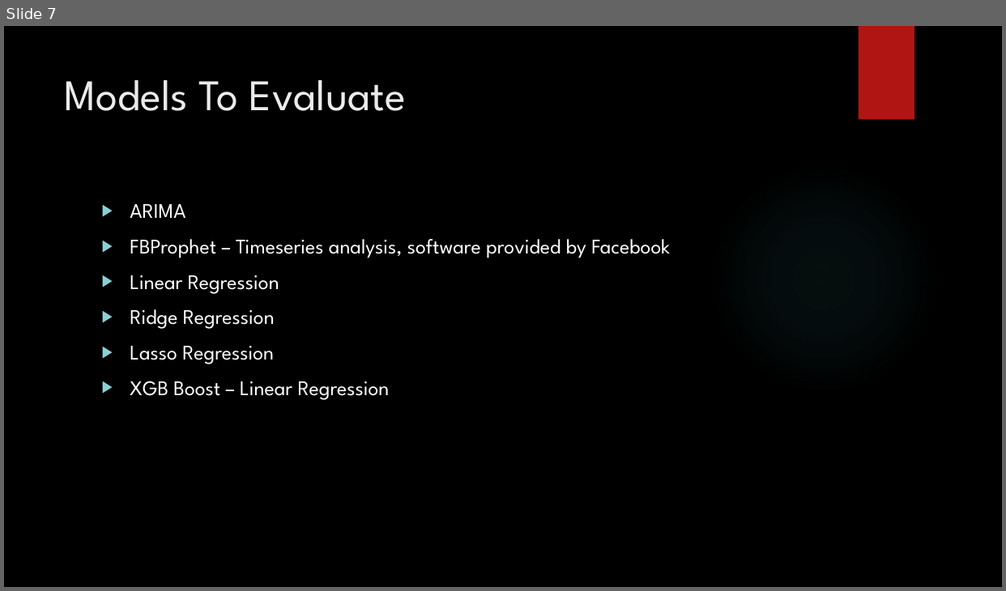
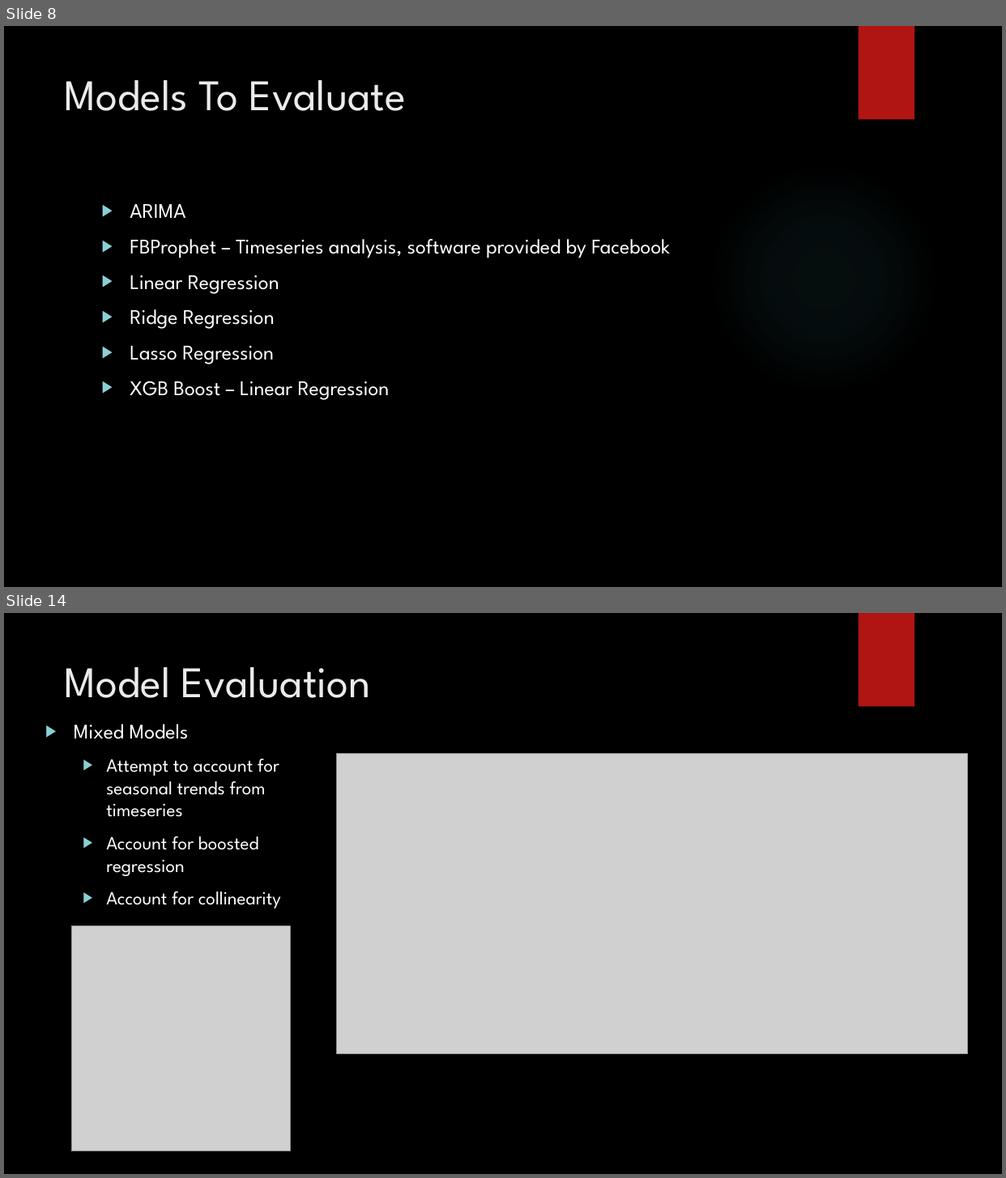
Before and after one commit to DSNeville/Practicum, a slide deck: Predicting Ethereum.pptx. Shown one above the other, each under a label of ours: slide 7 before the commit, slides 8 and 14 after it; the slides between them are not shown. The pictures are 1006x591 and 1006x1178 pixels, drawn with LibreOffice and Linux fonts; fonts in the diff are those of the drawing; grey boxes stand for pictures; background and template pictures are left out. Boxes give left, top, right and bottom in pixels: in the first picture for what was removed or moved away, otherwise in the second. Text is boxed around its words. In the diff, an @@ line names an element or a change of style, - is before the commit and + after.

```diff
--- a/Predicting Ethereum.pptx
+++ b/Predicting Ethereum.pptx
@@ slide 14 added at bbox=[4, 613, 1002, 1174], background picture (left out); not listed: 2 template elements that a slide beside it also shows @@
@@ title added at bbox=[65, 667, 371, 698], 42 pt, text #EBEBEB @@
+Model Evaluation
@@ text added at bbox=[74, 724, 281, 909], 18 pt, text #FFFFFF @@
+▶ Mixed Models
+  ▶ Attempt to account for seasonal trends from timeseries
+  ▶ Account for boosted regression
+  ▶ Account for collinearity
@@ picture added at bbox=[336, 753, 967, 1054] @@
@@ picture added at bbox=[72, 926, 291, 1152] @@
@@ what was slide 7 is now slide 8 @@
```
Also in this commit, not shown: 4 slides changed, 9 other slides added, 3 slides removed, 4 other files.
